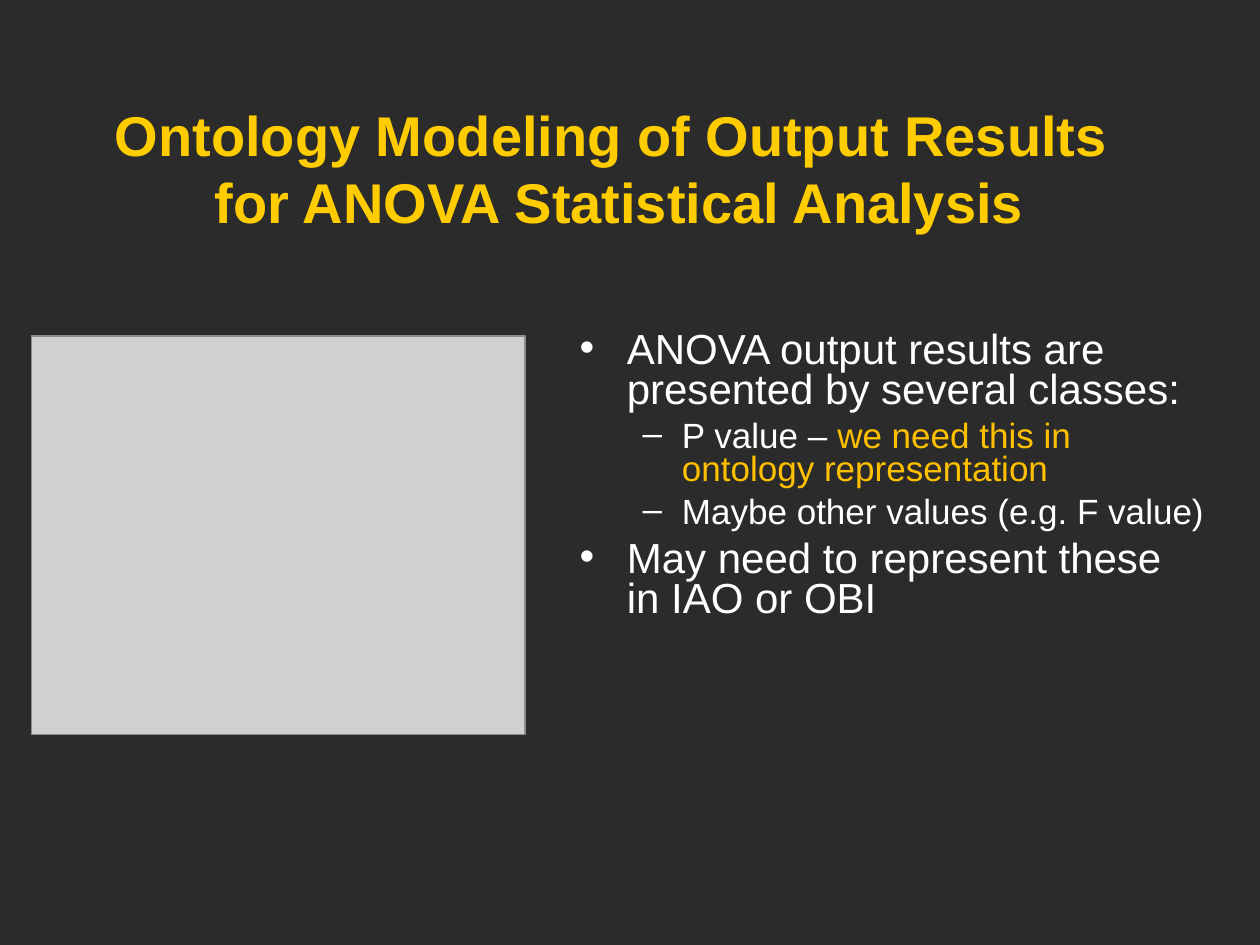
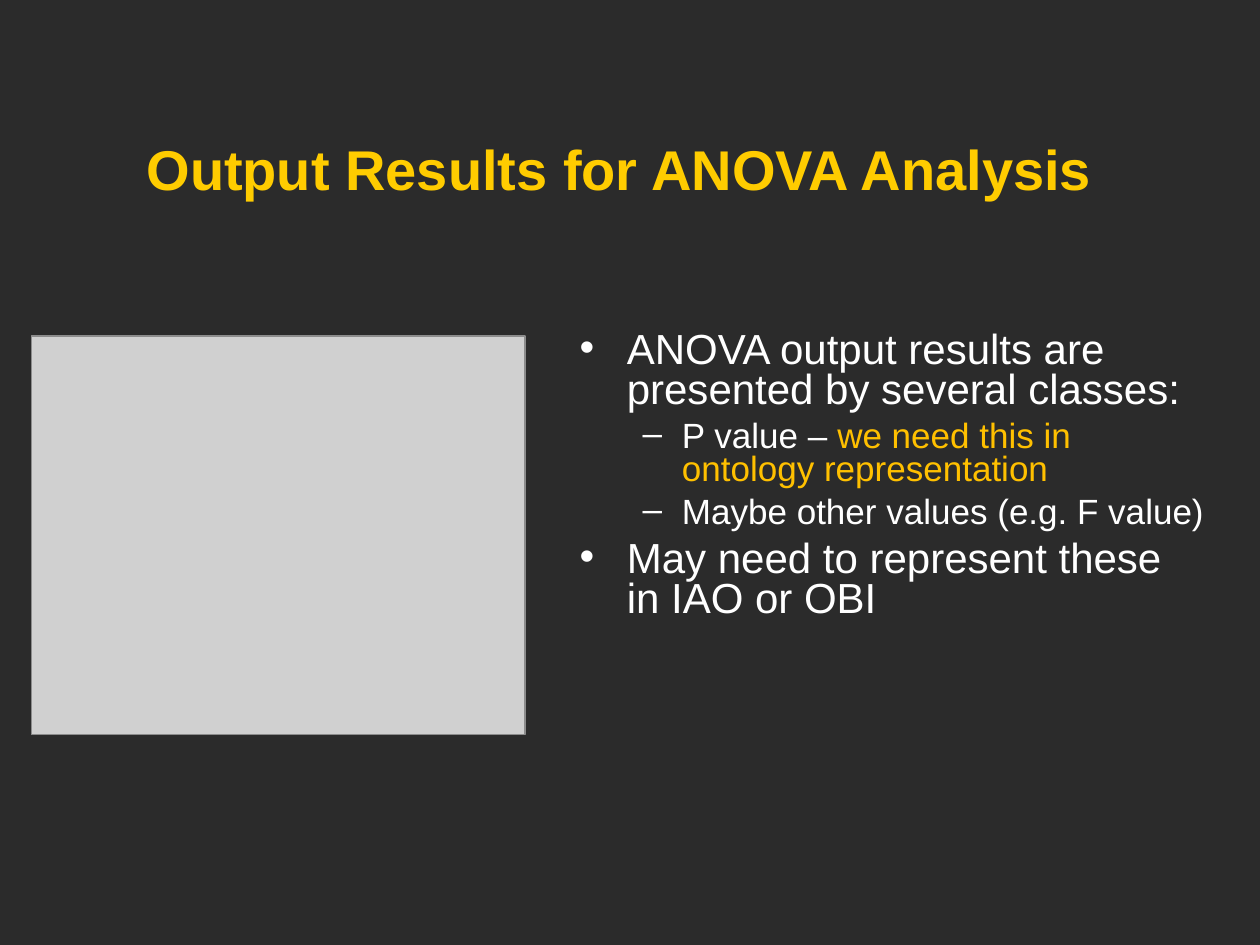
Before and after one commit to obi-ontology/obi-legacy-svn, a slide deck: slide 21 of trunk/docs/developer/use cases/Vaccine_usercase_Vancouver2010.ppt. Drawn at 1260x945 pixels with LibreOffice and Linux fonts; fonts in the diff are those of the drawing; grey boxes stand for pictures; background and template pictures are left out; a plain dark background stands for a picture behind light text. Boxes give left, top, right and bottom in pixels: in the first picture for what was removed or moved away, otherwise in the second. Text is boxed around its words. In the diff, an @@ line names an element or a change of style, - is before the commit and + after.

```diff
--- a/trunk/docs/developer/use cases/Vaccine_usercase_Vancouver2010.ppt
+++ b/trunk/docs/developer/use cases/Vaccine_usercase_Vancouver2010.ppt
@@ title at [146, 149, 1091, 201]: text changed @@
-Ontology Modeling of Output Results
-for ANOVA Statistical Analysis
+Output Results for ANOVA Analysis
```
Also in this commit, not shown: 16 other slides changed.
